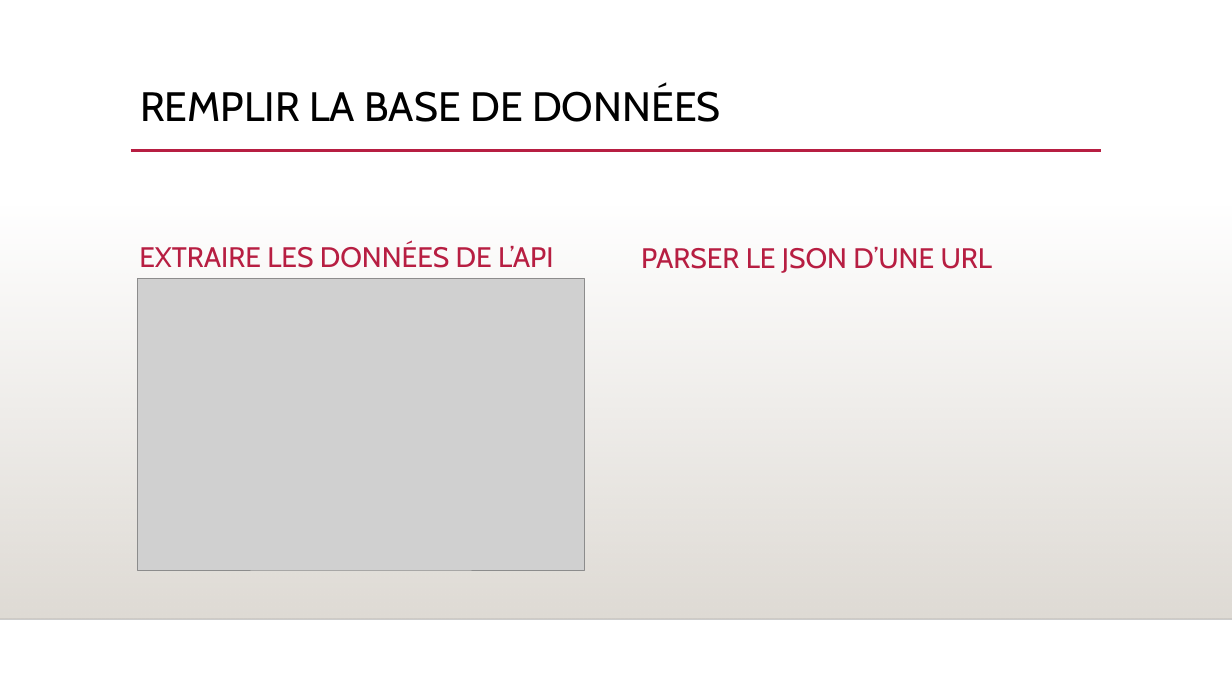
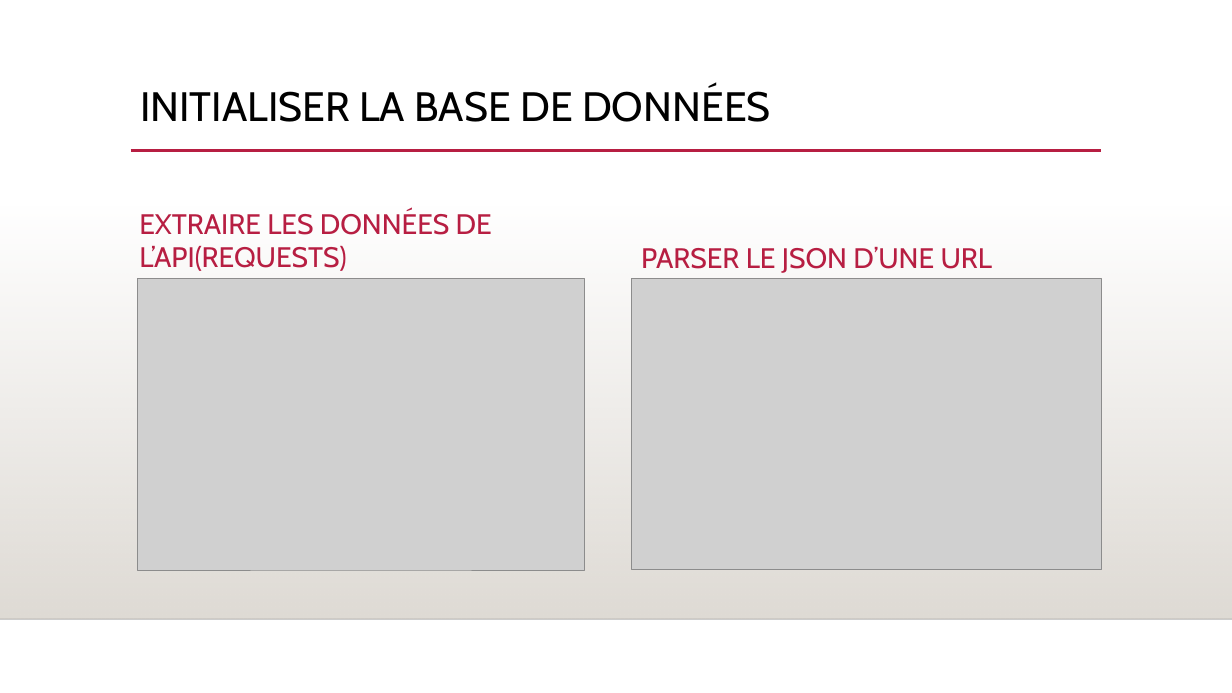
Before and after one commit to Goro-Majima/OpenFoodFacts, a slide deck: slide 9 of SLIDESHOW PROJECT 5.pptx. Drawn at 1232x693 pixels with LibreOffice and Linux fonts; fonts in the diff are those of the drawing; grey boxes stand for pictures; background and template pictures are left out. Boxes give left, top, right and bottom in pixels: in the first picture for what was removed or moved away, otherwise in the second. Text is boxed around its words. In the diff, an @@ line names an element or a change of style, - is before the commit and + after.

Commit message:
ppt done

```diff
--- a/SLIDESHOW PROJECT 5.pptx
+++ b/SLIDESHOW PROJECT 5.pptx
@@ title at (x1=140, y1=87, x2=771, y2=122): text changed @@
-REMPLIR LA BASE DE DONNÉES
+INITIALISER LA BASE DE DONNÉES
@@ text at (x1=139, y1=210, x2=492, y2=271): text changed @@
-EXTRAIRE LES DONNÉES DE L’API
+EXTRAIRE LES DONNÉES DE L’API(REQUESTS)
@@ picture added at (x1=632, y1=278, x2=1102, y2=570) @@
```
Also in this commit, not shown: 3 other slides changed, 8 slides added, 2 slides removed, 1 other file.
